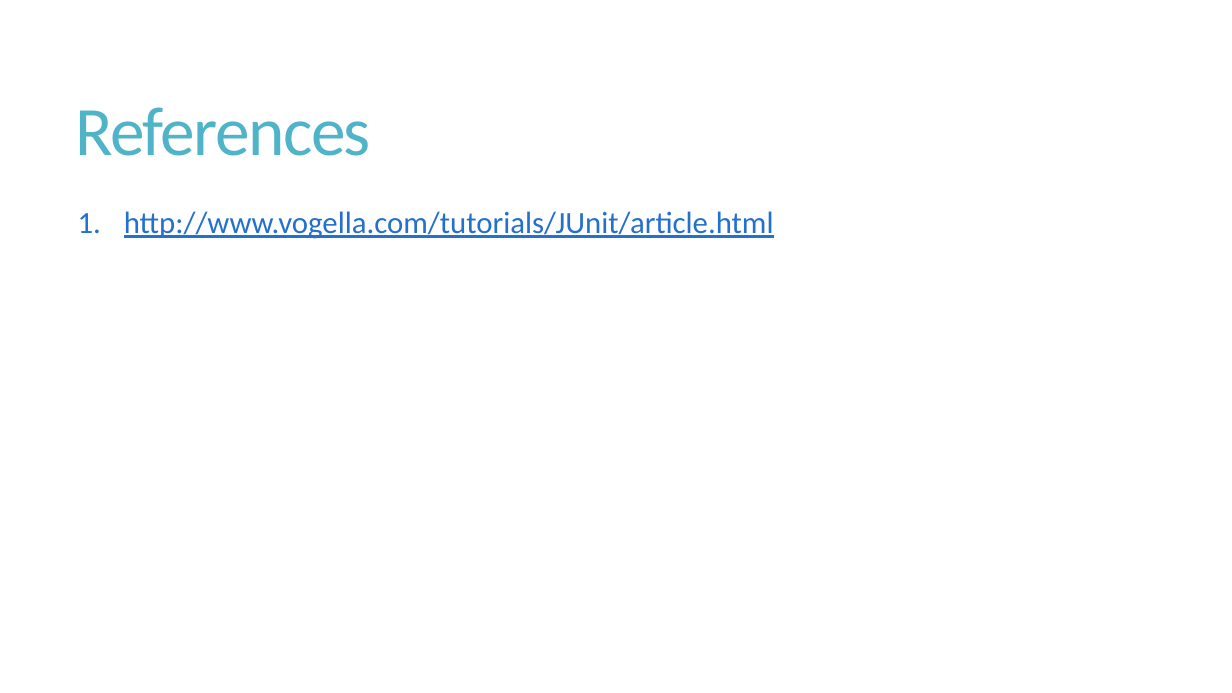
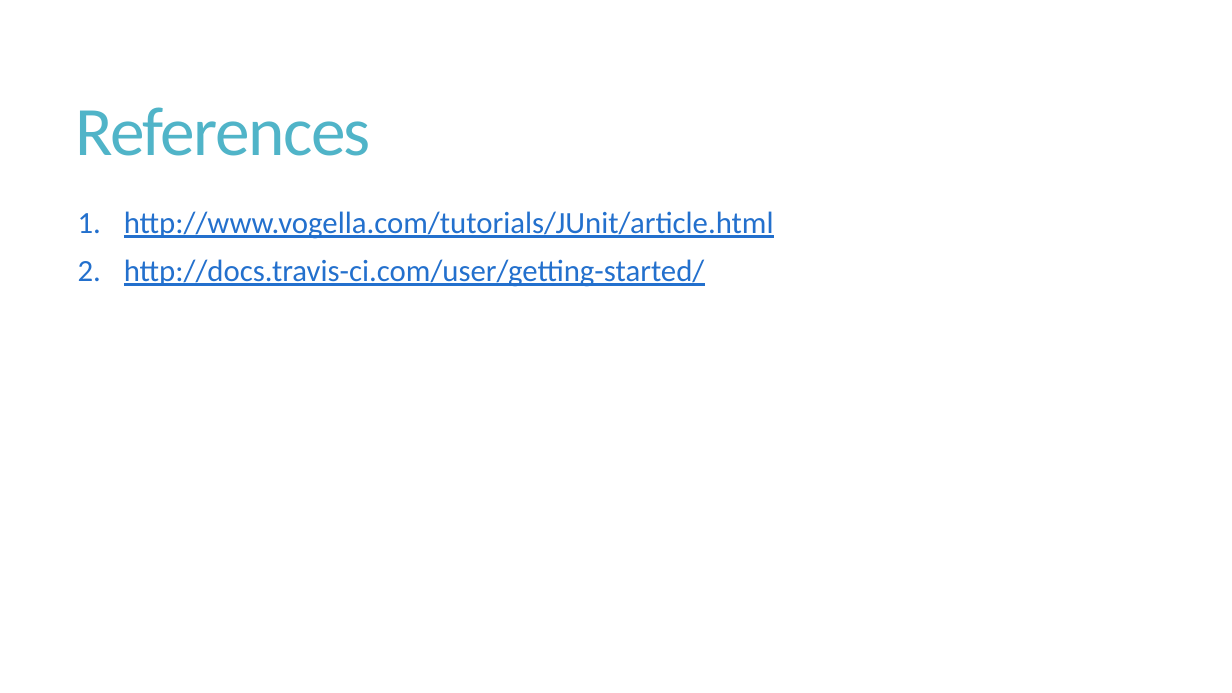
Before and after one commit to shabbir-hussain/ecse321tutorials, a slide deck: slide 21 of 04-UnitTesting.pptx (slide 14 before the commit). Drawn at 1232x693 pixels with LibreOffice and Linux fonts; fonts in the diff are those of the drawing. Boxes give left, top, right and bottom in pixels: in the first picture for what was removed or moved away, otherwise in the second. Text is boxed around its words. In the diff, an @@ line names an element or a change of style, - is before the commit and + after.

```diff
--- a/04-UnitTesting.pptx
+++ b/04-UnitTesting.pptx
@@ text at (x1=124, y1=259, x2=705, y2=287): paragraph added @@
+2. http://docs.travis-ci.com/user/getting-started/
```
Also in this commit, not shown: 1 other slide changed, 19 slides added, 12 slides removed, 11 other files.
